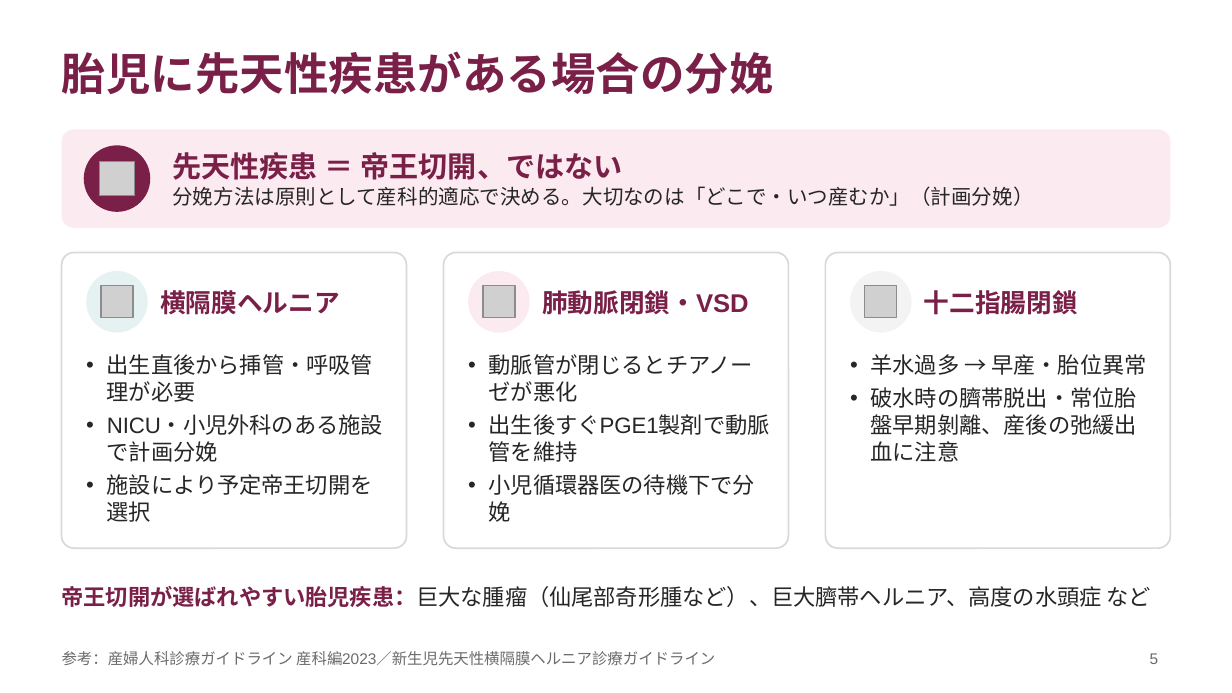
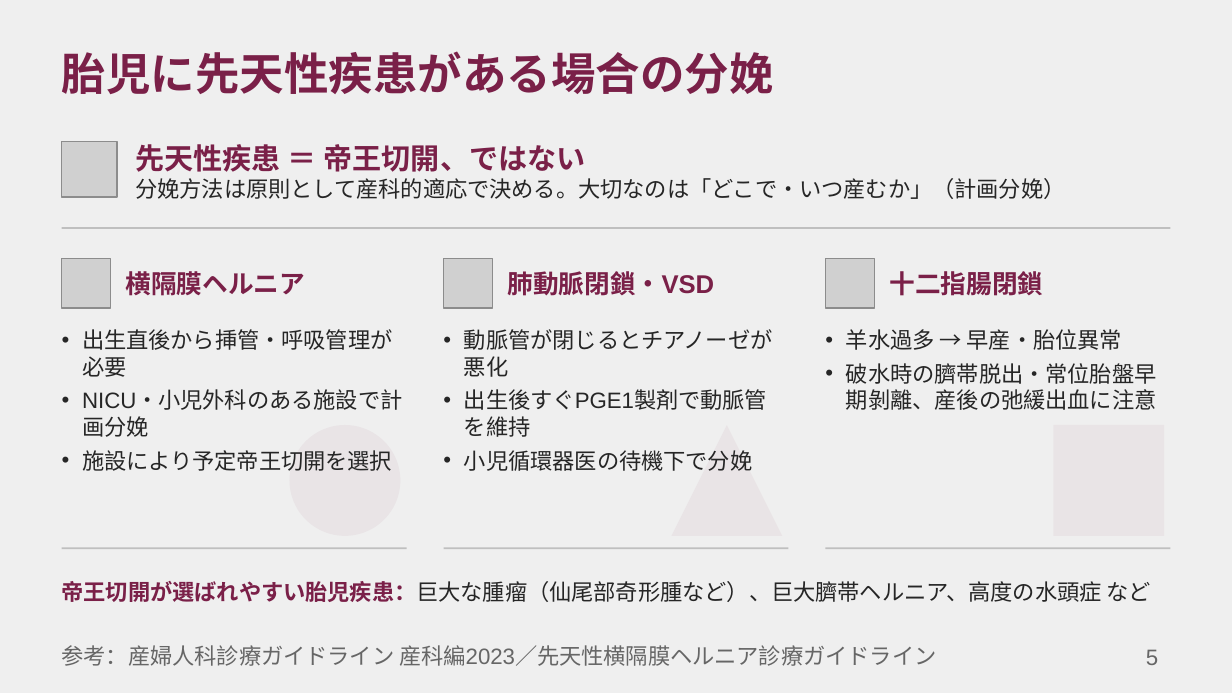
Before and after one commit to TNagate/boat-notify-render, a slide deck: slide 5 of slides/⑤帝王切開.pptx. Drawn at 1232x693 pixels with LibreOffice and Linux fonts; fonts in the diff are those of the drawing; grey boxes stand for pictures. Boxes give left, top, right and bottom in pixels: in the first picture for what was removed or moved away, otherwise in the second. Text is boxed around its words. In the diff, an @@ line names an element or a change of style, - is before the commit and + after.

```diff
--- a/slides/⑤帝王切開.pptx
+++ b/slides/⑤帝王切開.pptx
@@ background #FFFFFF to #EFEFEF @@
@@ rounded rectangle removed at bbox=[62, 129, 1170, 228] @@
@@ picture added at bbox=[62, 142, 117, 197] @@
@@ ellipse removed at bbox=[84, 145, 150, 212] @@
@@ text "先天性疾患 ＝ 帝王切開、ではない": place and size @@
-text "先天性疾患 ＝ 帝王切開、ではない" at bbox=[172, 152, 1033, 206]
+text "先天性疾患 ＝ 帝王切開、ではない" at bbox=[135, 144, 1065, 199]
@@ picture removed at bbox=[100, 161, 134, 196] @@
@@ text at bbox=[135, 178, 1065, 199]: size 12 to 13 pt in "分娩方法は原則として産科的適応で決める。大切なのは「どこで・いつ産むか」（計画分娩）" @@
@@ line added from (62, 228) to (1170, 228), #BFBFBF 1 pt @@
@@ picture: place and size @@
-picture at bbox=[101, 286, 133, 318]
+picture at bbox=[62, 259, 111, 308]
@@ rounded rectangle removed at bbox=[62, 253, 407, 548] @@
@@ text "横隔膜ヘルニア": place and size @@
-text "横隔膜ヘルニア" at bbox=[160, 290, 340, 315]
+text "横隔膜ヘルニア" at bbox=[126, 271, 306, 296]
@@ picture: place and size @@
-picture at bbox=[483, 286, 515, 318]
+picture at bbox=[444, 259, 493, 308]
@@ rounded rectangle removed at bbox=[444, 253, 788, 548] @@
@@ text "肺動脈閉鎖・VSD": place and size @@
-text "肺動脈閉鎖・VSD" at bbox=[542, 290, 749, 315]
+text "肺動脈閉鎖・VSD" at bbox=[508, 271, 715, 296]
@@ picture: place and size @@
-picture at bbox=[865, 286, 897, 318]
+picture at bbox=[825, 259, 875, 308]
@@ rounded rectangle removed at bbox=[825, 253, 1170, 548] @@
@@ text "十二指腸閉鎖": place and size @@
-text "十二指腸閉鎖" at bbox=[924, 290, 1078, 315]
+text "十二指腸閉鎖" at bbox=[890, 271, 1044, 296]
@@ ellipse removed at bbox=[86, 271, 148, 333] @@
@@ ellipse removed at bbox=[468, 271, 530, 333] @@
@@ ellipse removed at bbox=[850, 271, 912, 333] @@
@@ text "出生直後から挿管・呼吸管理が必要" rewrapped from bbox=[107, 354, 383, 522] to bbox=[82, 329, 402, 471] @@
@@ text "動脈管が閉じるとチアノーゼが悪化" rewrapped from bbox=[489, 354, 770, 522] to bbox=[464, 329, 773, 471] @@
@@ text "羊水過多 → 早産・胎位異常" rewrapped from bbox=[871, 354, 1146, 462] to bbox=[846, 329, 1157, 410] @@
@@ ellipse added at bbox=[290, 425, 400, 536], fill #7A2048 at 5% opacity @@
@@ triangle added at bbox=[671, 425, 782, 536], fill #7A2048 at 5% opacity @@
@@ rectangle added at bbox=[1053, 425, 1164, 536], fill #7A2048 at 5% opacity @@
@@ text "帝王切開が選ばれやすい胎児疾患：巨大な腫瘤（仙尾部奇形腫など）、巨大臍帯ヘルニア、高度の水頭症 など": place and size @@
-text "帝王切開が選ばれやすい胎児疾患：巨大な腫瘤（仙尾部奇形腫など）、巨大臍帯ヘルニア、高度の水頭症 など" at bbox=[62, 586, 1152, 607]
+text "帝王切開が選ばれやすい胎児疾患：巨大な腫瘤（仙尾部奇形腫など）、巨大臍帯ヘルニア、高度の水頭症 など" at bbox=[62, 581, 1152, 602]
@@ line added from (62, 548) to (407, 548), #BFBFBF 1 pt @@
@@ line added from (444, 548) to (788, 548), #BFBFBF 1 pt @@
@@ line added from (825, 548) to (1170, 548), #BFBFBF 1 pt @@
@@ text at bbox=[62, 645, 936, 666]: text changed; size 9 to 13 pt; text colour #6B6B6B to #666666 @@
-参考：産婦人科診療ガイドライン 産科編2023／新生児先天性横隔膜ヘルニア診療ガイドライン
+参考：産婦人科診療ガイドライン 産科編2023／先天性横隔膜ヘルニア診療ガイドライン
@@ page number at bbox=[1146, 649, 1158, 665]: size 9 to 13 pt, text colour #6B6B6B to #666666 @@
```
Also in this commit, not shown: 4 other slides changed.
